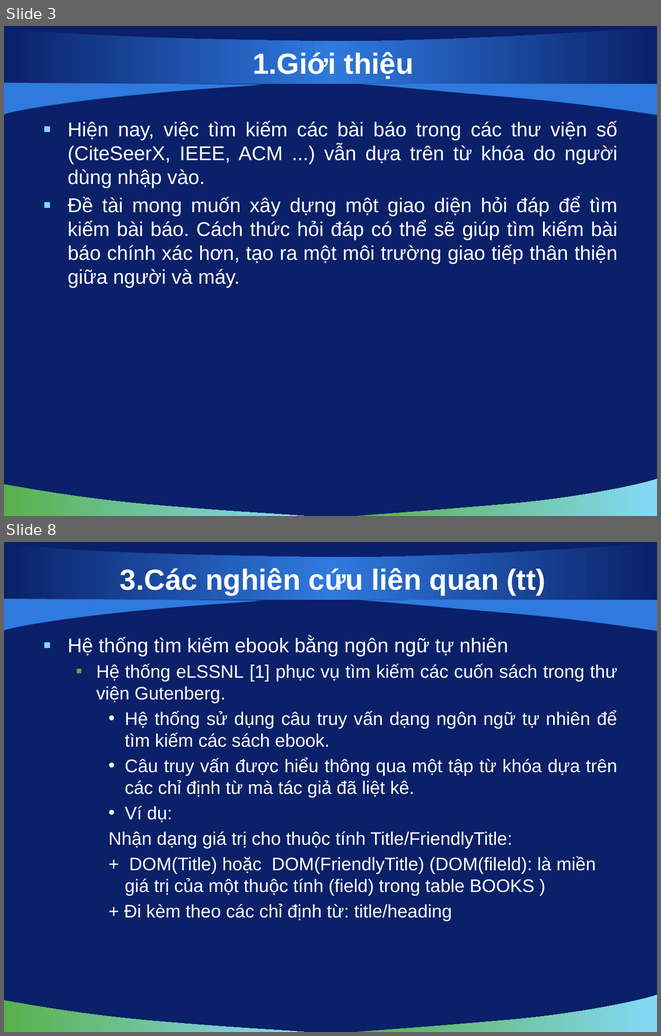
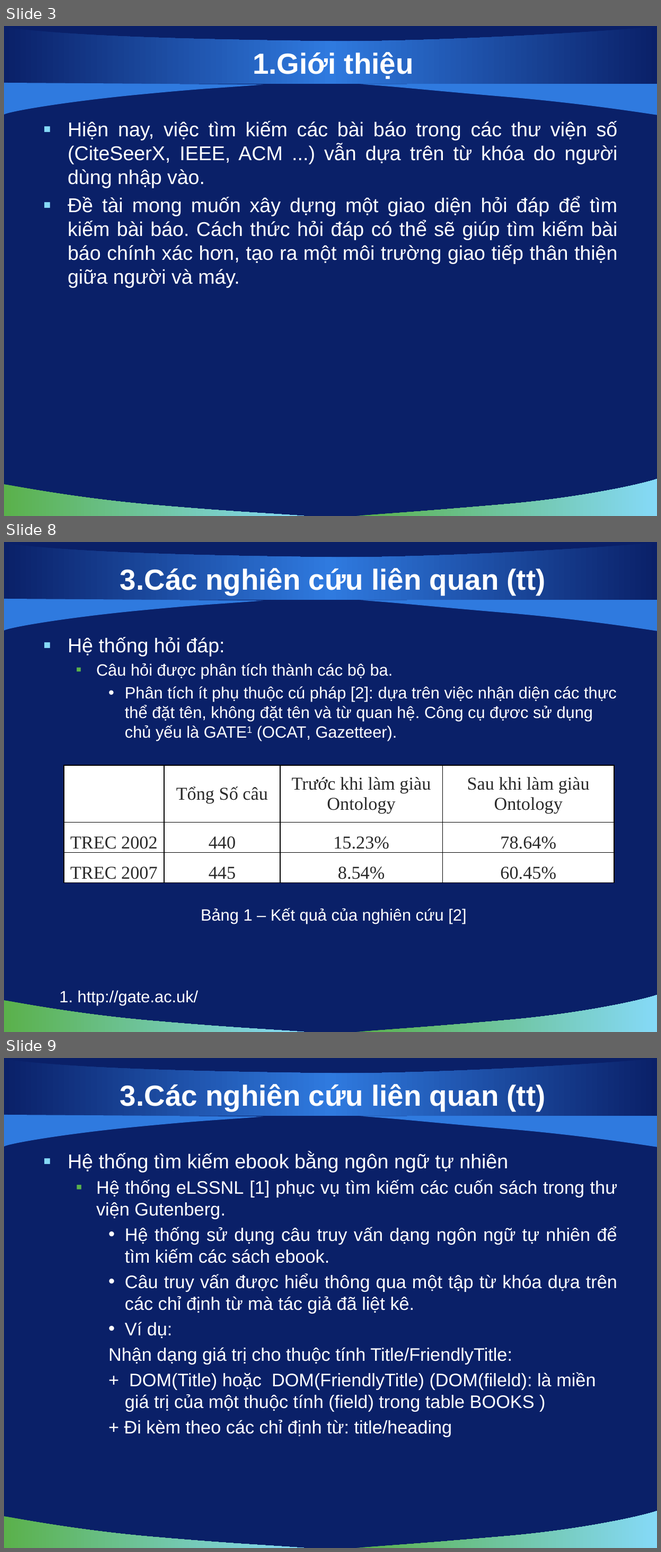
Before and after one commit to vuaviet/filnalproject, a slide deck: De Cuong/bao cao luan van/slide 1.0.pptx. Shown one above the other, each under a label of ours: slides 3 and 8 before the commit, slides 3, 8 and 9 after it; the slides between them are not shown. The pictures are 661x1036 and 661x1552 pixels, drawn with LibreOffice and Linux fonts; fonts in the diff are those of the drawing; background and template pictures are left out. Boxes give left, top, right and bottom in pixels: in the first picture for what was removed or moved away, otherwise in the second. Text is boxed around its words. In the diff, an @@ line names an element or a change of style, - is before the commit and + after.

```diff
--- a/De Cuong/bao cao luan van/slide 1.0.pptx
+++ b/De Cuong/bao cao luan van/slide 1.0.pptx
@@ slide 8 added at [4, 542, 657, 1032], background picture (left out); not listed: 5 template elements that a slide beside it also shows @@
@@ title added at [120, 568, 546, 595], 32 pt, text #FFFFFF, bold @@
+3.Các nghiên cứu liên quan (tt)
@@ text added at [68, 637, 617, 741], 18 pt, text #FFFFFF @@
+▪ Hệ thống hỏi đáp:
+  ▪ Câu hỏi được phân tích thành các bộ ba.
+    • Phân tích ít phụ thuộc cú pháp [2]: dựa trên việc nhận diện các thực thể đặt tên, không đặt tên và từ quan hệ. Công cụ đựơc sử dụng chủ yếu là GATE1 (OCAT, Gazetteer).
@@ table added at [64, 765, 615, 888], 3 rows, 4 columns @@
+ | Tổng Số câu | Trước khi làm giàu / Ontology | Sau khi làm giàu / Ontology
+TREC 2002 | 440 | 15.23% | 78.64%
+TREC 2007 | 445 | 8.54% | 60.45%
@@ text added at [201, 908, 466, 924], 18 pt, text #FFFFFF @@
+Bảng 1 – Kết quả của nghiên cứu [2]
@@ text added at [59, 990, 199, 1005], 18 pt, text #FFFFFF @@
+1. http://gate.ac.uk/
@@ what was slide 8 is now slide 9 @@
```
Also in this commit, not shown: 8 slides changed, 1 other slide added.
